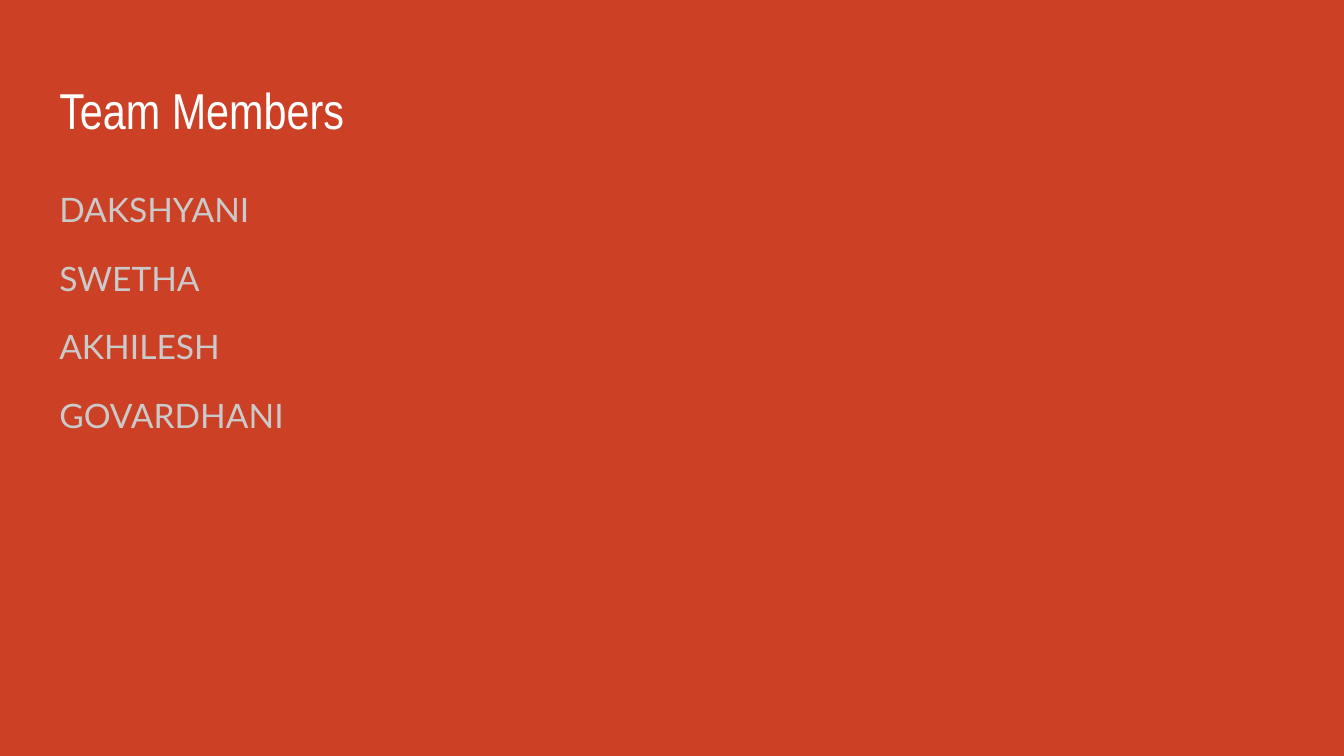
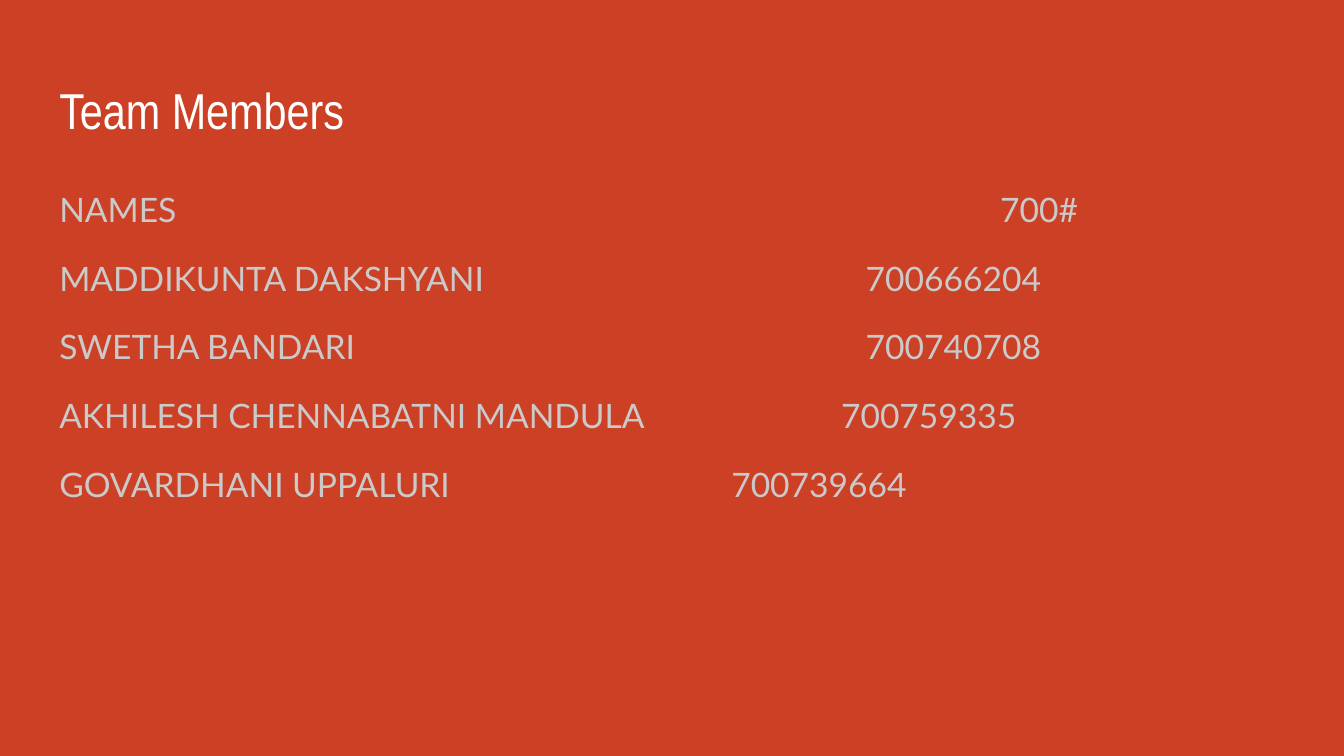
Before and after one commit to dxm62040ucm/Final_Project, a slide deck: slide 2 of brain tumor/Performance Analysis of Brain Tumor Detection Using Different Neural Networks Models (1).pptx. Drawn at 1344x756 pixels with LibreOffice and Linux fonts; fonts in the diff are those of the drawing. Boxes give left, top, right and bottom in pixels: in the first picture for what was removed or moved away, otherwise in the second. Text is boxed around its words. In the diff, an @@ line names an element or a change of style, - is before the commit and + after.

```diff
--- a/brain tumor/Performance Analysis of Brain Tumor Detection Using Different Neural Networks Models (1).pptx
+++ b/brain tumor/Performance Analysis of Brain Tumor Detection Using Different Neural Networks Models (1).pptx
@@ text at (59,197,1078,498): text changed @@
-DAKSHYANI
-SWETHA
-AKHILESH
-GOVARDHANI
+NAMES 700#
+MADDIKUNTA DAKSHYANI 700666204
+SWETHA BANDARI 700740708
+AKHILESH CHENNABATNI MANDULA 700759335
+GOVARDHANI UPPALURI 700739664
```
